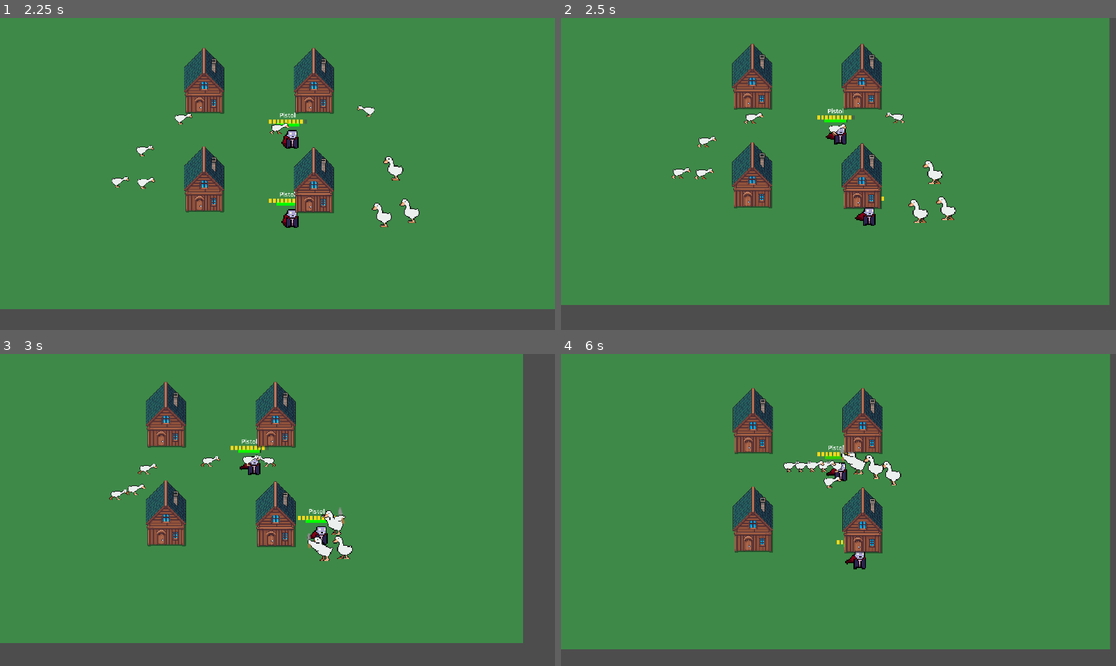
Above: before the commit, frames 1-4 (two rows, left to right).
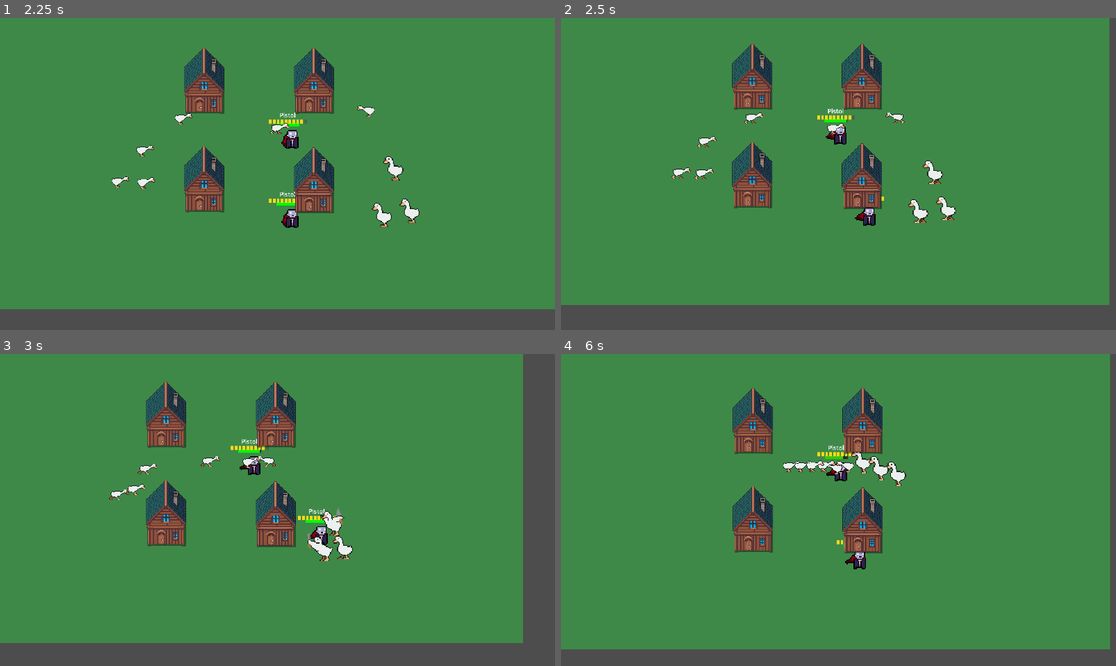
Above: after the commit, the same moments.

Repository: MatthewDulworth/gmtk26
Game: Godot game, scene res://main.tscn
Same seed, same stepped clock (60 frames per second), same inputs: the game is played once before the commit and once after it. Sound files missing from this copy of the repository are replaced by a short silence.
Inputs:
- Up to frame 1 (2.25 s): tap Enter (shoot_p2) at 0.5 s; hold D (move_right) 0.53-1.28 s; tap Down (move_down_p2) at 0.6 s; hold S (move_down) 1.28-2.03 s; tap Left (move_left_p2) at 1.35 s; hold D (move_right) from 2.03 s (still down); tap Right (move_right_p2) at 2.1 s
- Up to frame 2 (2.5 s): keep holding D (move_right)
- Up to frame 3 (3 s): release D (move_right) at 2.78 s; hold W (move_up) from 2.78 s (still down); tap Up (move_up_p2) at 2.85 s
- Up to frame 4 (6 s): release W (move_up) at 3.53 s; hold A (move_left) 3.53-5.03 s; tap one key every 0.75 s from 3.6 s: E (next_weapon) . (next_weapon_p2) Q (previous_weapon) , (previous_weapon_p2); hold S (move_down) 5.03-5.78 s; hold D (move_right) from 5.78 s (still down)

Frame 1 is identical in both runs. In frame 2, less than 0.1% of the frame differs, in the area x 47-52%, y 33-38%; in frame 3, 0.2%; in frame 4, 0.7%, in the area x 40-63%, y 29-43%.

Commit message:
knockback

Diff:
--- a/chracters/enemies/EnemyController.gd
+++ b/chracters/enemies/EnemyController.gd
@@ -6,7 +6,9 @@
 @export var health: Health
 @export var hurtbox: HurtBox
 @export var state: EnemyState
-
+@export var knockback_decay: float = 10.0
+
+var knockback_velocity: Vector2 = Vector2.ZERO
 var target: Vector2
 var is_attack_on_cooldown: bool = false
 
@@ -39,6 +41,7 @@
 	# Signals
 	health.died.connect(_dead_pending_collection)
 	animation.animation_finished.connect(_on_animation_complete)
+	hurtbox.hit.connect(_on_hurtbox_hit)
 
 	# make sure hurtbox is on layer 5 so hitscanning detects it
 	_set_hurtbox_collision_layer(CollisionLayers.Layer.ENEMY_HURTBOX)
@@ -57,28 +60,40 @@
 	elif _is_all_players_dead():
 		animation.play("walk")
 
-func _physics_process(_delta: float) ->  void:
-	if state == EnemyState.ATTACK or state == EnemyState.DEAD_PENDING_COLLECTION:
+func _physics_process(delta: float) ->  void:
+	if state == EnemyState.DEAD_PENDING_COLLECTION or state == EnemyState.DEAD_COLLECTED:
+		return
+
+	# Degrade knockback
+	knockback_velocity = knockback_velocity.move_toward(Vector2.ZERO, knockback_decay * delta * 100.0)
+
+	# Can only slide from a weapon impact
+	if state == EnemyState.ATTACK:
+		velocity = knockback_velocity
+		move_and_slide()
 		return
 
 	if (position.distance_to(target)) > 5.0:
 		_move_towards_target()
+	else:
+		velocity = knockback_velocity
+		move_and_slide()
 
 func _set_target_player() -> void:
 	# If all players are dead, go to the middle
 	if _is_all_players_dead():
 		target = Vector2(0, 0)
 	else:
-		target = Vector2(_get_closest_player().position)
+		target = _get_closest_player().position
 	nav_agent_2d.set_target_position(target)
 
 func _get_closest_player() -> PlayerController:
 	var closestPlayer
-	var closestPlayerDistance = INF
+	var closestPlayerDistance: float = INF
 	for player: PlayerController in players:
 		if player.state == PlayerController.PlayerState.DEAD:
 			continue
-		var distance_to_player = position.distance_to(player.position)
+		var distance_to_player = position.distance_squared_to(player.position)
 		if distance_to_player < closestPlayerDistance:
 			closestPlayerDistance = distance_to_player
 			closestPlayer = player
@@ -163,10 +178,14 @@
 	hurtbox.set_collision_layer_value(layer, true)
 
 func _move_towards_target():
+	if nav_agent_2d.is_navigation_finished():
+		return
+
 	var pos = global_transform.origin
 	var new_pos = nav_agent_2d.get_next_path_position()
-	var new_vel = (new_pos - pos).normalized() * enemy_data.move_speed;
-	velocity = new_vel
+	# Combine knock back and move vel
+	var move_vel = (new_pos - pos).normalized() * enemy_data.move_speed
+	velocity = move_vel + knockback_velocity
 	move_and_slide()
 
 func _should_begin_attack() -> bool:
@@ -216,3 +235,12 @@
 		tween.tween_property(self, "position:y", base_y, time).set_trans(Tween.TRANS_SINE).set_ease(Tween.EASE_IN)
 		tween.parallel().tween_property(self, "scale", scale, time).set_trans(Tween.TRANS_SINE)
 	return tween
+
+func _on_hurtbox_hit(amount: float, source: Node) -> void:
+	if _is_dead():
+		return
+
+	# Calculate knockback
+	var knockback_force: float = source.weapon_slot.weapon.knockback
+	var knockback_direction = (global_position - source.global_position).normalized()
+	knockback_velocity = knockback_direction * knockback_force * 100
--- a/components/HurtBox.gd
+++ b/components/HurtBox.gd
@@ -11,4 +11,3 @@
 func take_damage(amount: float, source: Node = null) -> void:
 	health.take_damage(amount)
 	hit.emit(amount, source)
-	print(amount, source)
--- a/main.tscn
+++ b/main.tscn
@@ -1,6 +1,6 @@
 [gd_scene format=3 uid="uid://c6yplr84qj8xy"]
 
-[ext_resource type="Texture2D" uid="uid://dpoqqd8opsx0t" path="res://ASSets/Cute_Fantasy_Free/Tiles/Grass_Middle.png" id="1_272bh"]
+[ext_resource type="Texture2D" uid="uid://dpoqqd8opsx0t" path="res://assets/Cute_Fantasy_Free/Tiles/Grass_Middle.png" id="1_272bh"]
 [ext_resource type="PackedScene" uid="uid://d1wakfws1yses" path="res://chracters/enemies/enemy.tscn" id="2_0xm2m"]
 [ext_resource type="PackedScene" uid="uid://d0fyntx0582l7" path="res://chracters/player/player.tscn" id="2_h2yge"]
 [ext_resource type="Resource" uid="uid://xcvhfebef7bm" path="res://chracters/player/Count.tres" id="3_5vw27"]
--- a/weapons/Pistol.tres
+++ b/weapons/Pistol.tres
@@ -5,7 +5,8 @@
 [resource]
 script = ExtResource("1_nld4i")
 name = "Pistol"
-fire_rate = 10.0
+fire_rate = 2.0
+knockback = 10.0
 reload_time = 1.5
 bullet_spread = 0.02
 hitscan_range = 4000.0
Not shown, changed: ASSets/Audio/placeholder_sfx.mp3.import
Not shown, changed: ASSets/Audio/playholder_theme.mp3.import
Not shown, changed: ASSets/Cute_Fantasy_Free/Animals/Chicken/Chicken.png.import
Not shown, changed: ASSets/Cute_Fantasy_Free/Animals/Cow/Cow.png.import
Not shown, changed: ASSets/Cute_Fantasy_Free/Animals/Pig/Pig.png.import
Not shown, changed: ASSets/Cute_Fantasy_Free/Animals/Sheep/Sheep.png.import
Not shown, changed: ASSets/Cute_Fantasy_Free/Enemies/Skeleton.png.import
Not shown, changed: ASSets/Cute_Fantasy_Free/Enemies/Slime_Green.png.import
Not shown, changed: ASSets/Cute_Fantasy_Free/Outdoor decoration/Bridge_Wood.png.import
Not shown, changed: ASSets/Cute_Fantasy_Free/Outdoor decoration/Chest.png.import
Not shown, changed: ASSets/Cute_Fantasy_Free/Outdoor decoration/Fences.png.import
Not shown, changed: ASSets/Cute_Fantasy_Free/Outdoor decoration/House_1_Wood_Base_Blue.png.import
(and 60 more such lines)
